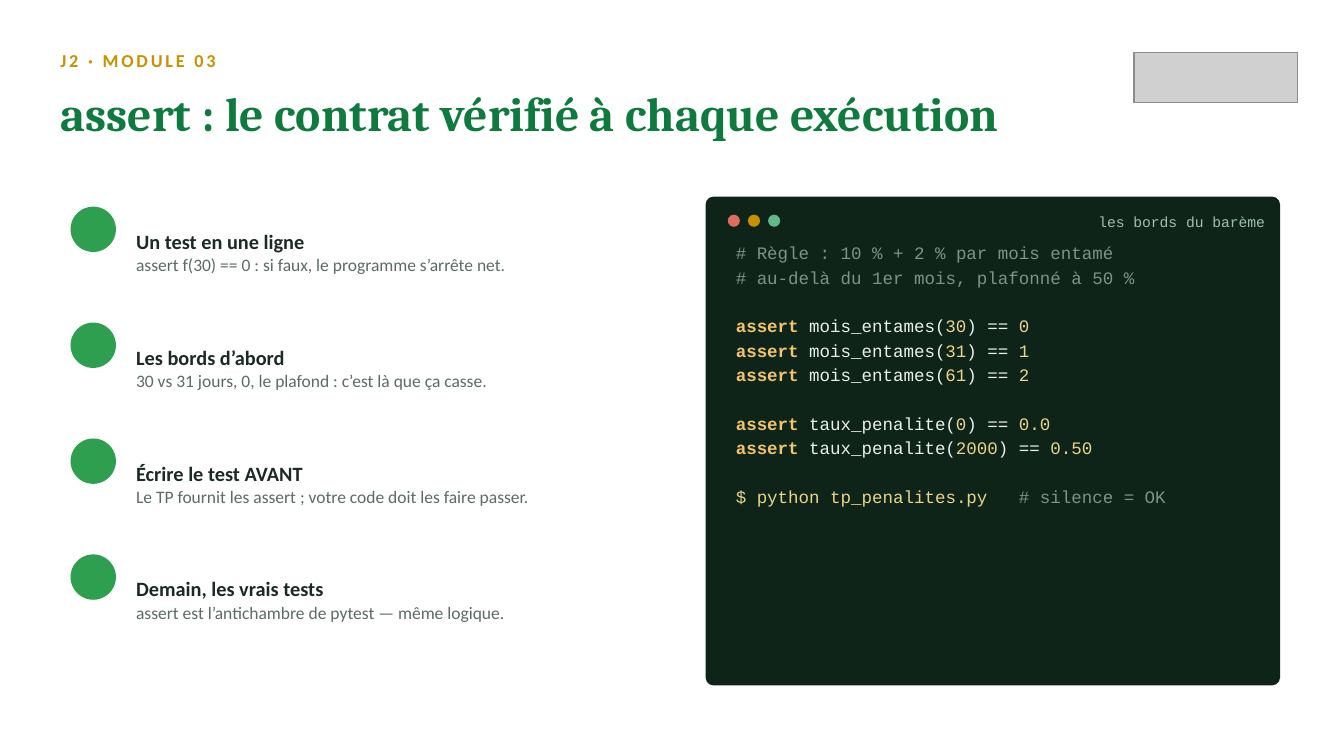
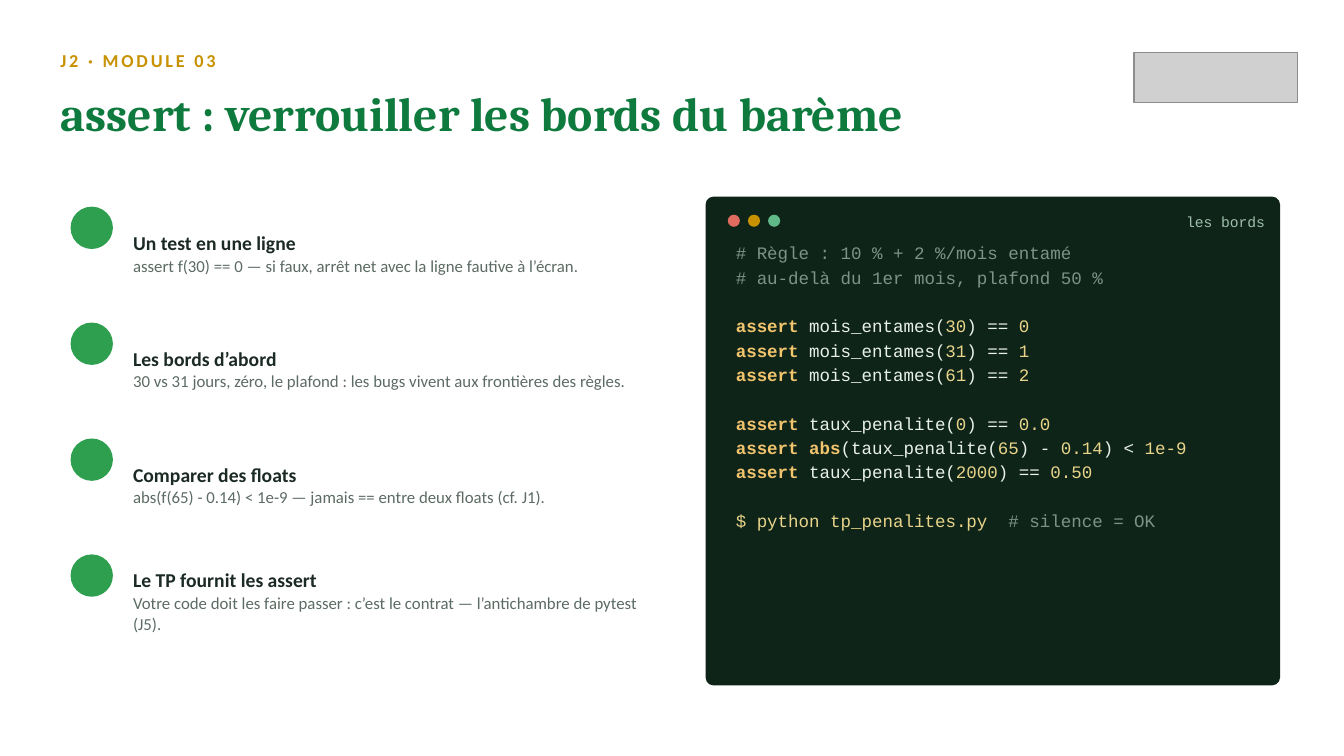
Before and after one commit to sogui/formation-python, a slide deck: slide 6 of slides/sources/J2-fonctions-structures.pptx (slide 4 before the commit). Drawn at 1344x756 pixels with LibreOffice and Linux fonts; fonts in the diff are those of the drawing; grey boxes stand for pictures; background and template pictures are left out. Boxes give left, top, right and bottom in pixels: in the first picture for what was removed or moved away, otherwise in the second. Text is boxed around its words. In the diff, an @@ line names an element or a change of style, - is before the commit and + after.

Commit message:
Slides enrichies : niveau intermédiaire, ~14-15 diapos par journée
- J1 : REPL/débogage, pièges du float pour les montants, round bancaire,
  f-strings détaillées, truthiness, enumerate/zip, while, compréhensions
- J2 : *args/**kwargs, portée LEGB et défaut mutable, lambda/key=,
  slicing et copie, Counter/defaultdict, tableau de choix des structures
- J3 : pathlib complet (glob), DictWriter et newline, options JSON,
  hiérarchie des exceptions, else/finally, exceptions métier, uv détaillé
- J4 : dataclass avancé (frozen, __post_init__, field), loc/iloc et
  SettingWithCopyWarning, to_datetime/.dt, agg nommés, merge validé
- J5 : argparse détaillé, logging, vectorisation, anatomie d'un script,
  checklist qualité avant de rendre

```diff
--- a/slides/sources/J2-fonctions-structures.pptx
+++ b/slides/sources/J2-fonctions-structures.pptx
@@ text at (60,97,903,132): text changed @@
-assert : le contrat vérifié à chaque exécution
+assert : verrouiller les bords du barème
@@ text at (133,236,295,254): size 14.5 to 14 pt in "Un test en une ligne" @@
@@ text at (1186,216,1265,227): text changed @@
-les bords du barème
+les bords
@@ text at (133,260,578,275): text changed; size 12.5 to 12 pt @@
-assert f(30) == 0 : si faux, le programme s’arrête net.
+assert f(30) == 0 — si faux, arrêt net avec la ligne fautive à l’écran.
@@ text at (757,247,1082,288): text changed @@
-# Règle : 10 % + 2 % par mois entamé
-# au-delà du 1er mois, plafonné à 50 %
+# Règle : 10 % + 2 %/mois entamé
+# au-delà du 1er mois, plafond 50 %
@@ text at (133,352,276,366): size 14.5 to 14 pt in "Les bords d’abord" @@
@@ text at (133,375,625,390): text changed; size 12.5 to 12 pt @@
-30 vs 31 jours, 0, le plafond : c’est là que ça casse.
+30 vs 31 jours, zéro, le plafond : les bugs vivent aux frontières des règles.
@@ text at (736,442,1187,458): paragraph added @@
+assert abs(taux_penalite(65) - 0.14) < 1e-9
@@ text at (133,468,545,506): text changed; size 12.5 to 12 pt @@
-Écrire le test AVANT
-Le TP fournit les assert ; votre code doit les faire passer.
+Comparer des floats
+abs(f(65) - 0.14) < 1e-9 — jamais == entre deux floats (cf. J1).
@@ text at (133,573,637,632): text changed; size 12.5 to 12 pt @@
-Demain, les vrais tests
-assert est l’antichambre de pytest — même logique.
+Le TP fournit les assert
+Votre code doit les faire passer : c’est le contrat — l’antichambre de pytest (J5).
```
Also in this commit, not shown: 9 other slides changed, 4 slides added, 9 other files.
